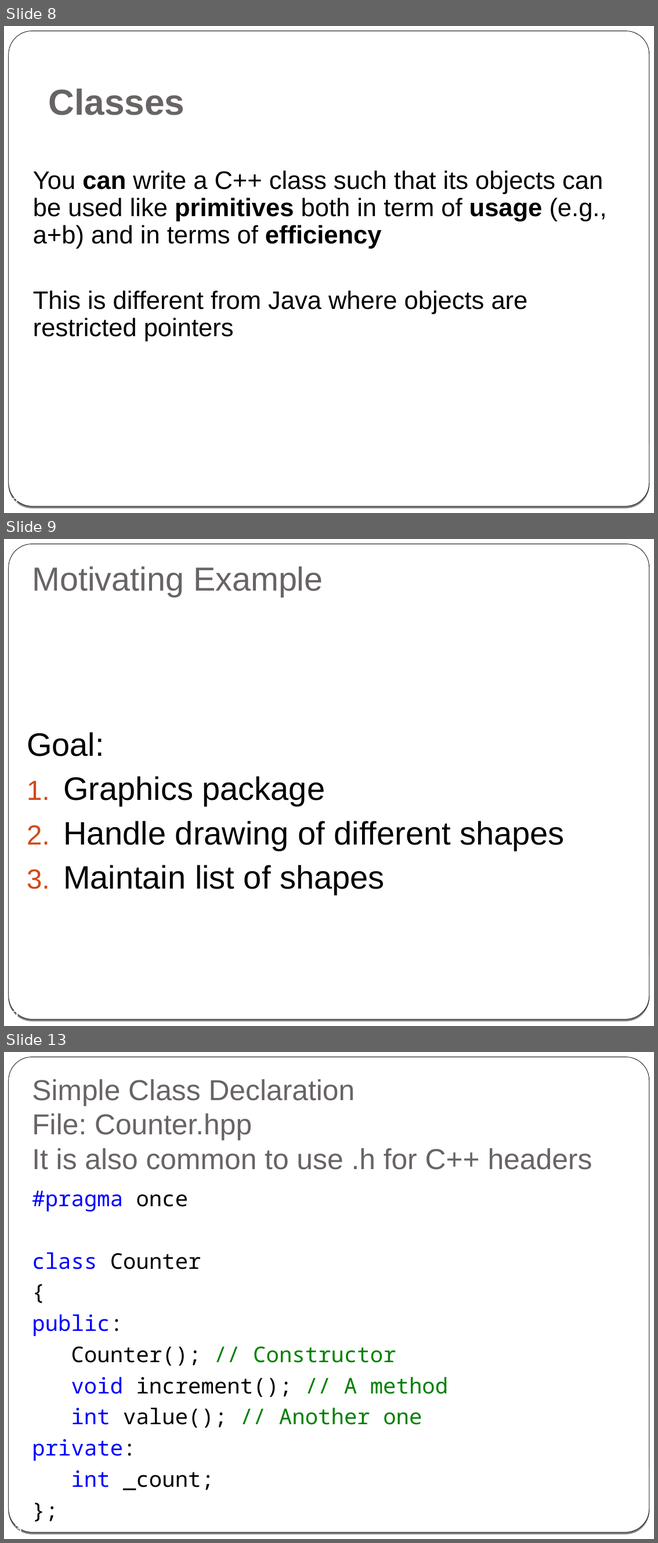
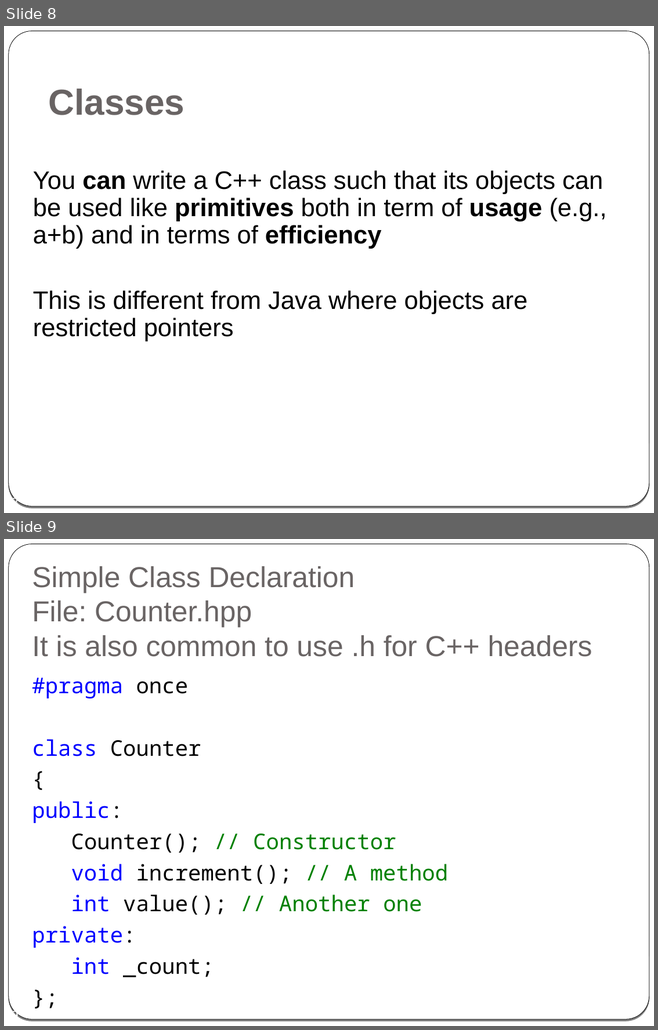
Before and after one commit to cpp-at-ariel/cpp-5778, a slide deck: week02-classes-constructors-destructors/slides.odp. Shown one above the other, each under a label of ours: slides 8, 9 and 13 before the commit, slides 8 and 9 after it; the slides between them are not shown. The pictures are 658x1543 and 658x1030 pixels, drawn with LibreOffice and Linux fonts; fonts in the diff are those of the drawing. Boxes give left, top, right and bottom in pixels: in the first picture for what was removed or moved away, otherwise in the second. Text is boxed around its words. In the diff, an @@ line names an element or a change of style, - is before the commit and + after.

```diff
--- a/week02-classes-constructors-destructors/slides.odp
+++ b/week02-classes-constructors-destructors/slides.odp
@@ slide 9 removed at bbox=[4, 539, 654, 1026], background gradient #000000 to #FFFFFF; not listed: 2 template elements that a slide beside it also shows @@
@@ title removed at bbox=[32, 566, 323, 597] @@
-Motivating Example
@@ text removed at bbox=[27, 732, 564, 895] @@
-Goal:
-1. Graphics package
-2. Handle drawing of different shapes
-3. Maintain list of shapes
@@ page number removed at bbox=[12, 1010, 18, 1017] @@
-9
@@ what was slide 13 is now slide 9 @@
@@ page number at bbox=[12, 1010, 18, 1017]: text changed @@
-13
+9
```
Also in this commit, not shown: 8 slides changed, 7 other slides removed, 16 other files.
